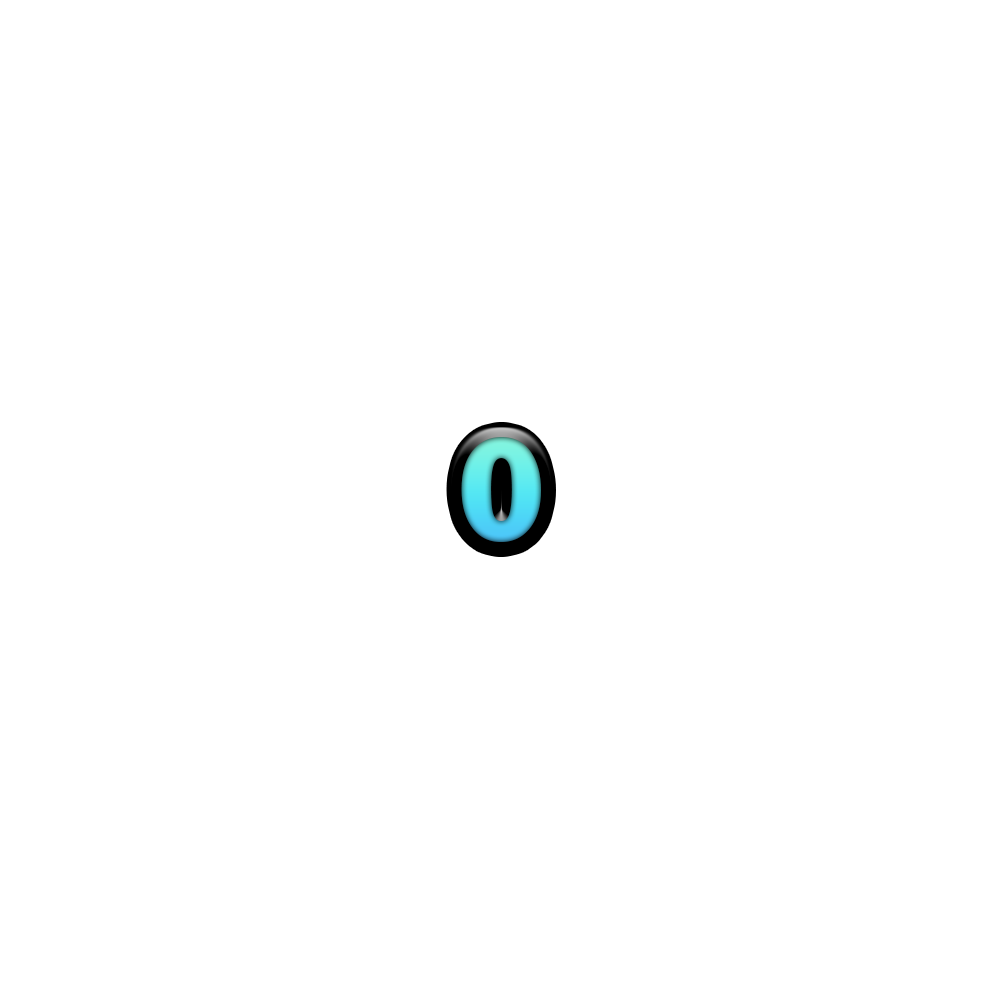
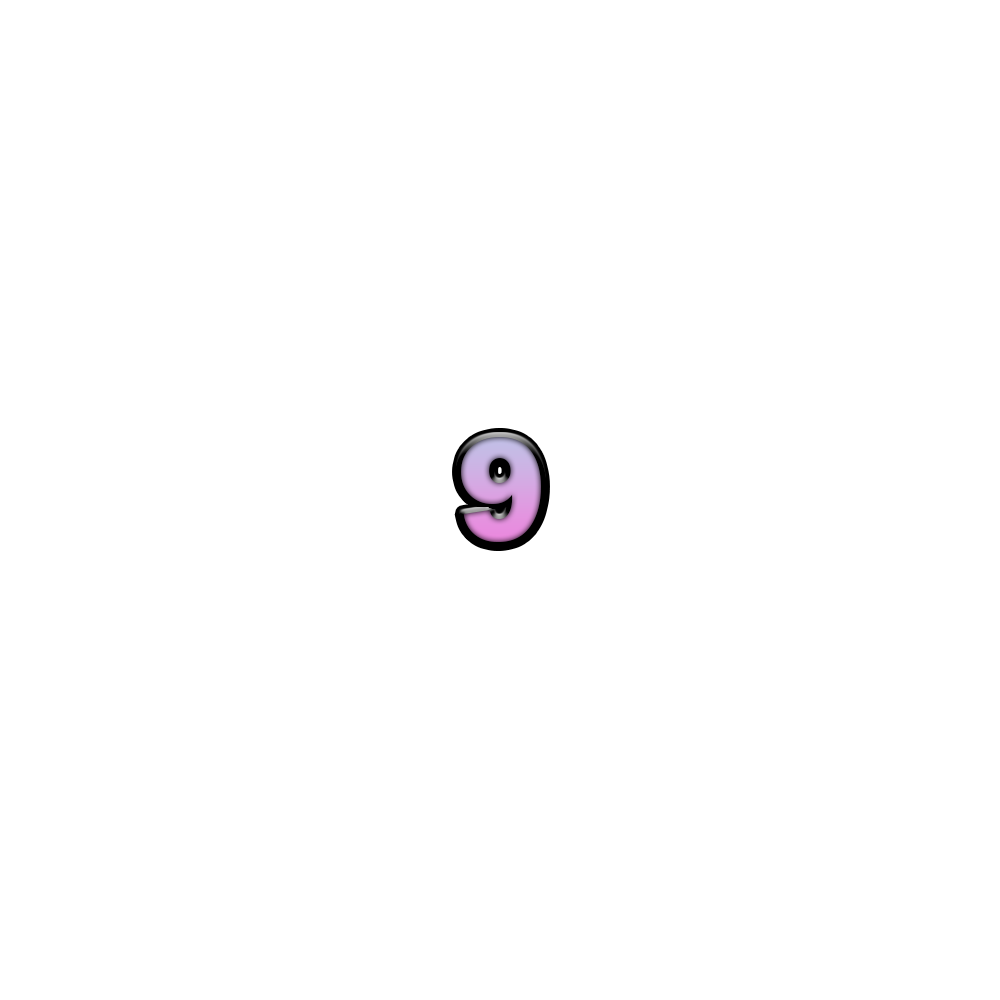
Layers edited between the first and the second 1000 × 1000 image:
renamed "0" to "9", blend normal → addition, painted on it over [461, 437, 541, 542]
